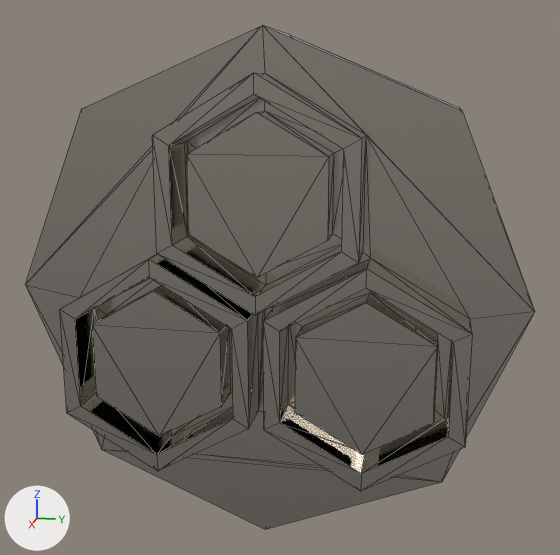
An edit to the glTF model src/worlds/Space_Room/assets/models/outlet_r_2.glb, drawn before and after from the same camera.
One viewpoint serves both versions: a 50 mm camera at (-7.628, -0.044, 3.67) aimed at (-8.12, -0.143, 3.547). Arrows for +X, +Y and +Z are at lower left; the lights stay in place. Mesh edges are drawn as thin lines. Where no turn or scale is listed for an object, it has been applied to the vertices.
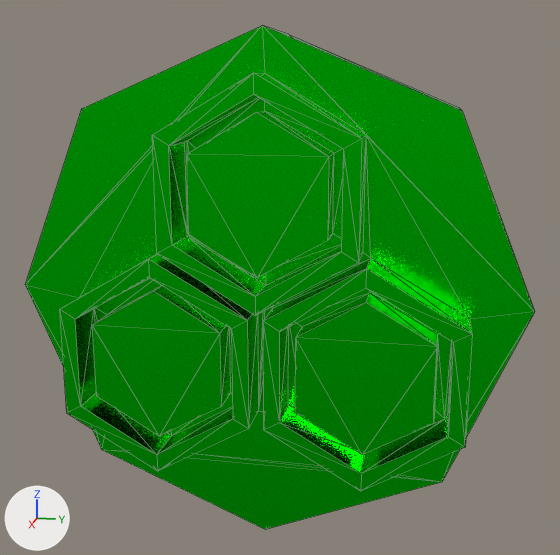
Patch to the scene script:
```diff
--- a/src/worlds/Space_Room/assets/models/outlet_r_2.glb.py
+++ b/src/worlds/Space_Room/assets/models/outlet_r_2.glb.py
@@ mat_green @@
+mat_green = principled_material('green')
+mat_green.base_color = (0.0, 0.8, 0.00259)  # green #00e709
+mat_green.metallic = 1.0
+mat_green.roughness = 0.227
@@ me_cylinder_014 @@
 me_cylinder_014.from_pydata(...)  # 132 vertices, 260 faces; spans x -0.042..0.07, y -0.164..0.164, z -0.164..0.164
-me_cylinder_014.materials.append(mat_scuffed_titanium_pbr)
+me_cylinder_014.materials.append(mat_green)  # green #00e709
```

Where the change shows, as pixel boxes (x1, y1, x2, y2) in the pictures (560 x 555 px):
'Cylinder.017', recoloured (grey to green): (26, 25, 534, 529) in both
